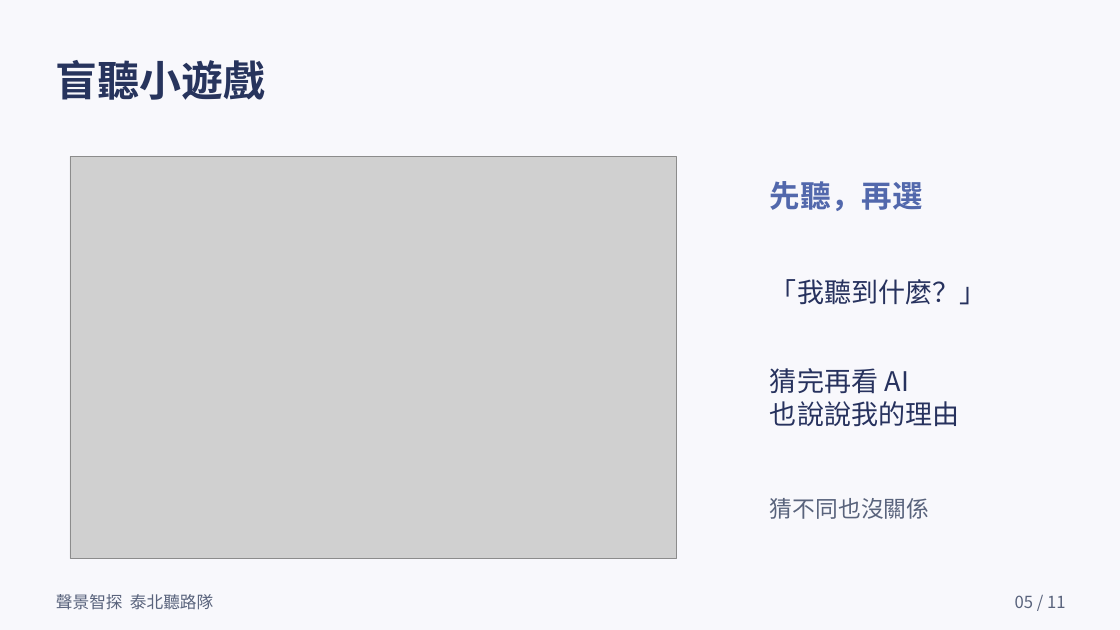
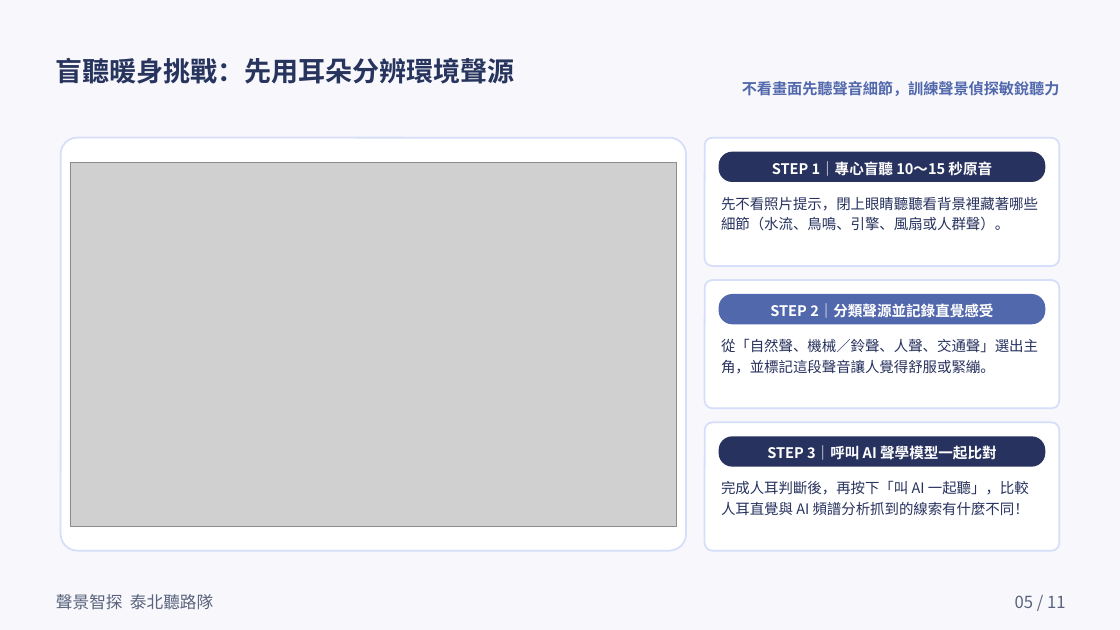
Before and after one commit to timdirty/taibei-student-explorers, a slide deck: slide 5 of slides/聲景智探_11頁學生簡報.pptx. Drawn at 1120x630 pixels with LibreOffice and Linux fonts; fonts in the diff are those of the drawing; grey boxes stand for pictures. Boxes give left, top, right and bottom in pixels: in the first picture for what was removed or moved away, otherwise in the second. Text is boxed around its words. In the diff, an @@ line names an element or a change of style, - is before the commit and + after.

```diff
--- a/slides/聲景智探_11頁學生簡報.pptx
+++ b/slides/聲景智探_11頁學生簡報.pptx
@@ text at box(56, 58, 515, 84): text changed; size 36 to 23.2 pt @@
-盲聽小遊戲
+盲聽暖身挑戰：先用耳朵分辨環境聲源
@@ text added at box(742, 81, 1060, 96), 13 pt, text #5268AC, bold @@
+不看畫面先聽聲音細節，訓練聲景偵探敏銳聽力
@@ rounded rectangle added at box(60, 138, 686, 551), fill #FFFFFF, outline #D6DEFA 1.5 pt @@
@@ rounded rectangle added at box(705, 138, 1060, 266), fill #FFFFFF, outline #D6DEFA 1.5 pt @@
@@ picture: place and size @@
-picture at box(70, 156, 676, 559)
+picture at box(70, 162, 676, 526)
@@ rounded rectangle added at box(719, 152, 1046, 182), fill #27325E @@
@@ text added at box(772, 161, 992, 176), 12.5 pt, text #FFFFFF, bold @@
+STEP 1｜專心盲聽 10～15 秒原音
@@ text added at box(721, 197, 1038, 231), 12.4 pt, text #27325E @@
+先不看照片提示，閉上眼睛聽聽看背景裡藏著哪些細節（水流、鳥鳴、引擎、風扇或人群聲）。
@@ text removed at box(770, 181, 923, 211) @@
-先聽，再選
@@ rounded rectangle added at box(705, 280, 1060, 408), fill #FFFFFF, outline #D6DEFA 1.5 pt @@
@@ rounded rectangle added at box(719, 294, 1046, 324), fill #5268AC @@
@@ text removed at box(770, 279, 987, 305) @@
-「我聽到什麼？」
@@ text added at box(770, 303, 993, 318), 12.5 pt, text #FFFFFF, bold @@
+STEP 2｜分類聲源並記錄直覺感受
@@ text added at box(721, 338, 1038, 374), 12.4 pt, text #27325E @@
+從「自然聲、機械／鈴聲、人聲、交通聲」選出主角，並標記這段聲音讓人覺得舒服或緊繃。
@@ text removed at box(770, 368, 960, 426) @@
-猜完再看 AI
-也說說我的理由
@@ rounded rectangle added at box(705, 423, 1060, 551), fill #FFFFFF, outline #D6DEFA 1.5 pt @@
@@ rounded rectangle added at box(719, 436, 1046, 466), fill #27325E @@
@@ text added at box(767, 445, 996, 460), 12.5 pt, text #FFFFFF, bold @@
+STEP 3｜呼叫 AI 聲學模型一起比對
@@ text added at box(721, 480, 1029, 515), 12.4 pt, text #27325E @@
+完成人耳判斷後，再按下「叫 AI 一起聽」，比較人耳直覺與 AI 頻譜分析抓到的線索有什麼不同！
@@ text removed at box(770, 498, 930, 519) @@
-猜不同也沒關係
```
Also in this commit, not shown: 9 other slides changed, 29 other files.
